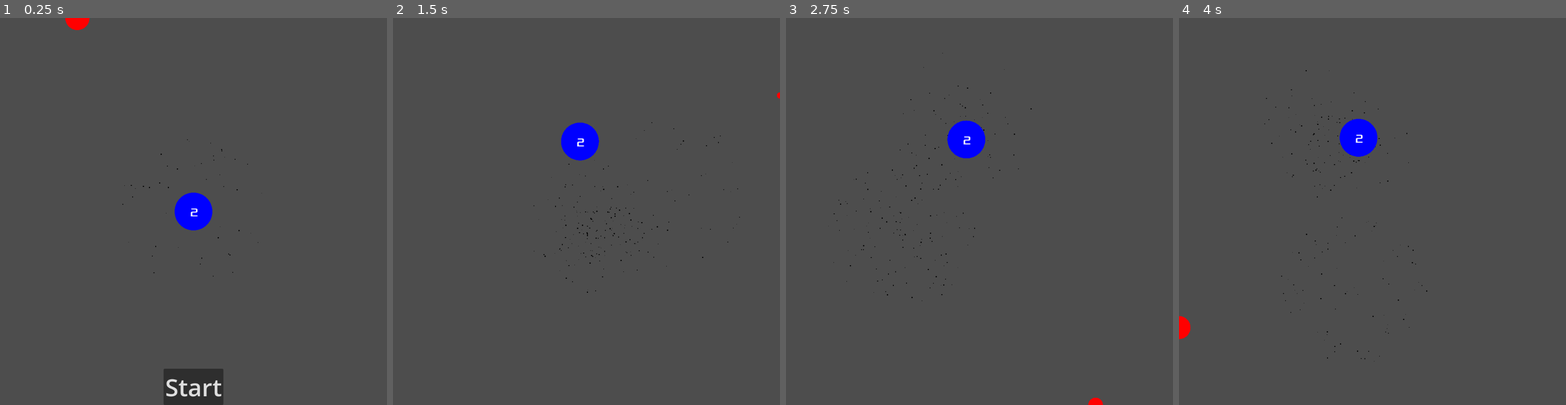
Above: before the commit, frames 1-4 (left to right).
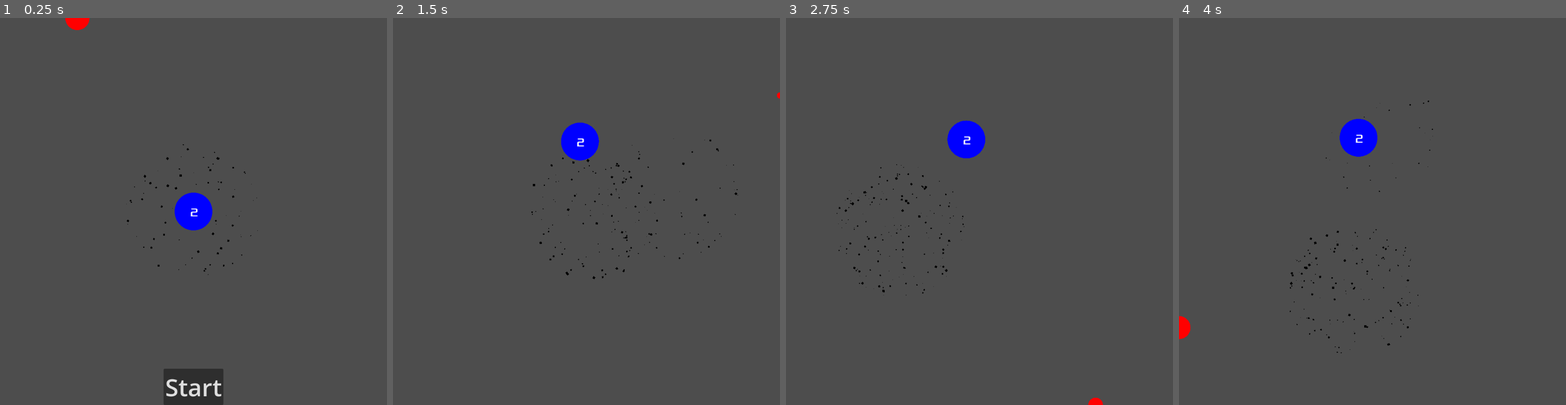
Above: after the commit, the same moments.

Repository: nuts4nuts4nuts/flappyversary
Game: Godot game, scene res://scenes/main.tscn
The game is run twice, just before and just after one commit, with the same random seed, the same clock (stepped at 60 frames per second) and the same inputs.
Inputs (mouse positions are in pixels of both pictures, inside the frame that each line leads up to):
- Up to frame 1 (0.25 s): no input
- Up to frame 2 (1.5 s): click "Start" at 0.5 s; tap Enter at 1.25 s; move the mouse to (671, 192) at 1.27 s; press the mouse at (671, 192) at 1.28 s; hold Up from 1.28 s (still down)
- Up to frame 3 (2.75 s): move the mouse to (902, 230) at 2.02 s; release Up at 2.03 s; release the mouse at (902, 230) at 2.03 s; hold Down from 2.03 s (still down); click (902, 230) at 2.1 s
- Up to frame 4 (4 s): move the mouse to (1411, 126) at 2.77 s; release Down at 2.78 s; press the mouse at (1411, 126) at 2.78 s; hold Up from 2.78 s (still down); move the mouse to (1353, 288) at 3.52 s; release the mouse at (1353, 288) at 3.53 s; click (1353, 288) at 3.6 s

The runs differ from the first frame. In frame 1, 0.1% of the frame differs, in the area x 31-67%, y 31-67%; in frame 2, 0.3%, in the area x 35-90%, y 26-71%; in frame 3, 0.3%; in frame 4, 0.3%.

Commit message:
Tweaks to particle fx

Diff:
--- a/scenes/gravity-well.tscn
+++ b/scenes/gravity-well.tscn
@@ -1,23 +1,47 @@
-[gd_scene load_steps=4 format=3 uid="uid://cndnlt3bclw7u"]
+[gd_scene load_steps=8 format=3 uid="uid://cndnlt3bclw7u"]
 
 [ext_resource type="Script" path="res://scripts/gravity-well.gd" id="1_32knt"]
 [ext_resource type="Texture2D" uid="uid://5qxfnkeuhmm3" path="res://assets/download-white-circle-png-31629716484axd08oupl9.png" id="2_o8ksl"]
 
+[sub_resource type="Curve" id="Curve_h4hpy"]
+min_value = -360.0
+max_value = 360.0
+_data = [Vector2(0, -360), 0.0, 0.0, 0, 0, Vector2(0.807692, 235.636), 1144.33, 1144.33, 0, 0, Vector2(1, 360), 0.0, 0.0, 0, 0]
+point_count = 3
+
+[sub_resource type="CurveTexture" id="CurveTexture_rsrix"]
+curve = SubResource("Curve_h4hpy")
+
+[sub_resource type="Curve" id="Curve_x2p6j"]
+_data = [Vector2(0, 0), 0.0, 0.0, 0, 0, Vector2(0.112426, 0.572727), 3.19564, 3.19564, 0, 0, Vector2(0.872781, 0.518182), -2.1948, -2.1948, 0, 0, Vector2(1, 0), 0.0, 0.0, 0, 0]
+point_count = 4
+
+[sub_resource type="CurveTexture" id="CurveTexture_was50"]
+curve = SubResource("Curve_x2p6j")
+
 [sub_resource type="ParticleProcessMaterial" id="ParticleProcessMaterial_mnacg"]
 emission_shape = 2
-emission_sphere_radius = 200.0
+emission_sphere_radius = 180.0
 particle_flag_disable_z = true
-direction = Vector3(1, 1, 0)
+direction = Vector3(0, 0, 0)
+spread = 180.0
 gravity = Vector3(0, 0, 0)
-orbit_velocity_min = 0.04
+orbit_velocity_min = 0.06
 orbit_velocity_max = 0.08
-radial_accel_min = -100.0
-radial_accel_max = -100.0
+radial_accel_min = -800.0
+radial_accel_max = -300.0
+tangential_accel_min = -33.15
+tangential_accel_max = 51.93
 damping_min = 21.55
 damping_max = 40.88
-scale_max = 3.0
+angle_min = -341.9
+angle_max = 199.1
+angle_curve = SubResource("CurveTexture_rsrix")
+scale_max = 6.0
+scale_curve = SubResource("CurveTexture_was50")
 color = Color(0, 0, 0, 1)
-turbulence_noise_strength = 12.71
+turbulence_noise_strength = 5.75
+turbulence_noise_speed_random = 6.35
 
 [node name="Gravity Well" type="Node2D"]
 script = ExtResource("1_32knt")
@@ -30,5 +54,4 @@
 [node name="GPUParticles2D" type="GPUParticles2D" parent="."]
 amount = 200
 process_material = SubResource("ParticleProcessMaterial_mnacg")
-lifetime = 3.0
-speed_scale = 3.0
+lifetime = 0.5
